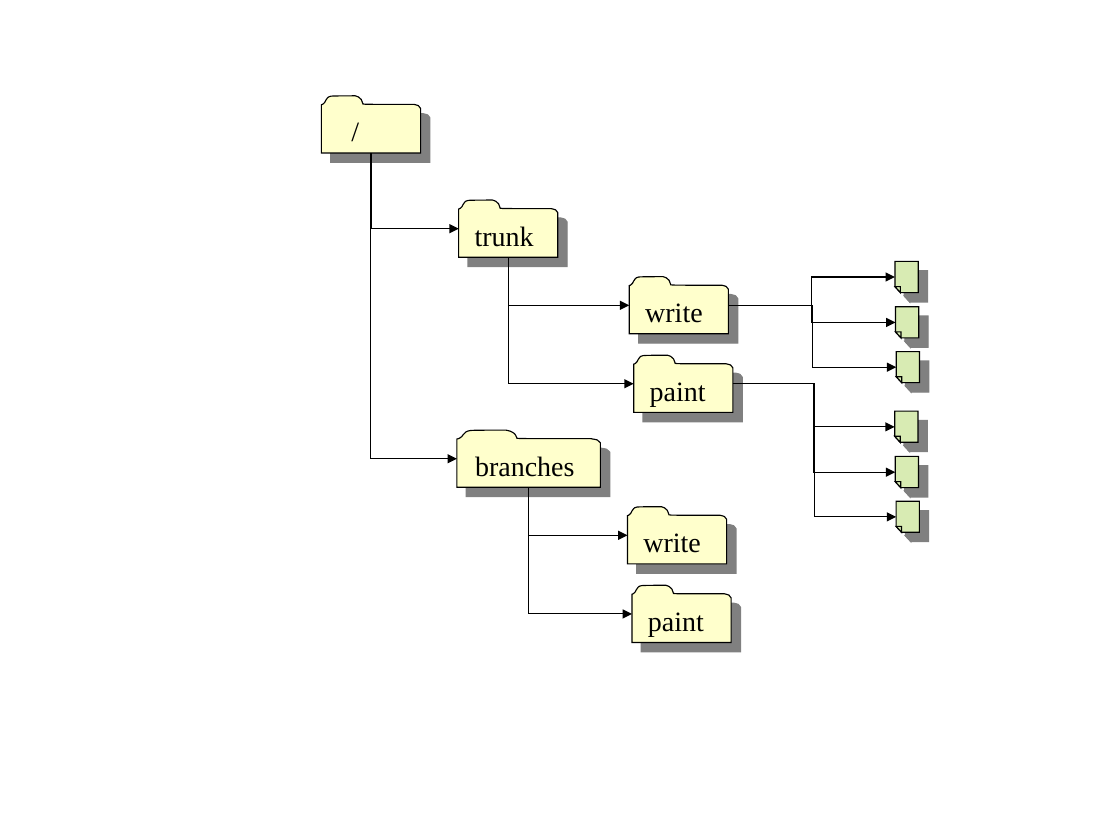
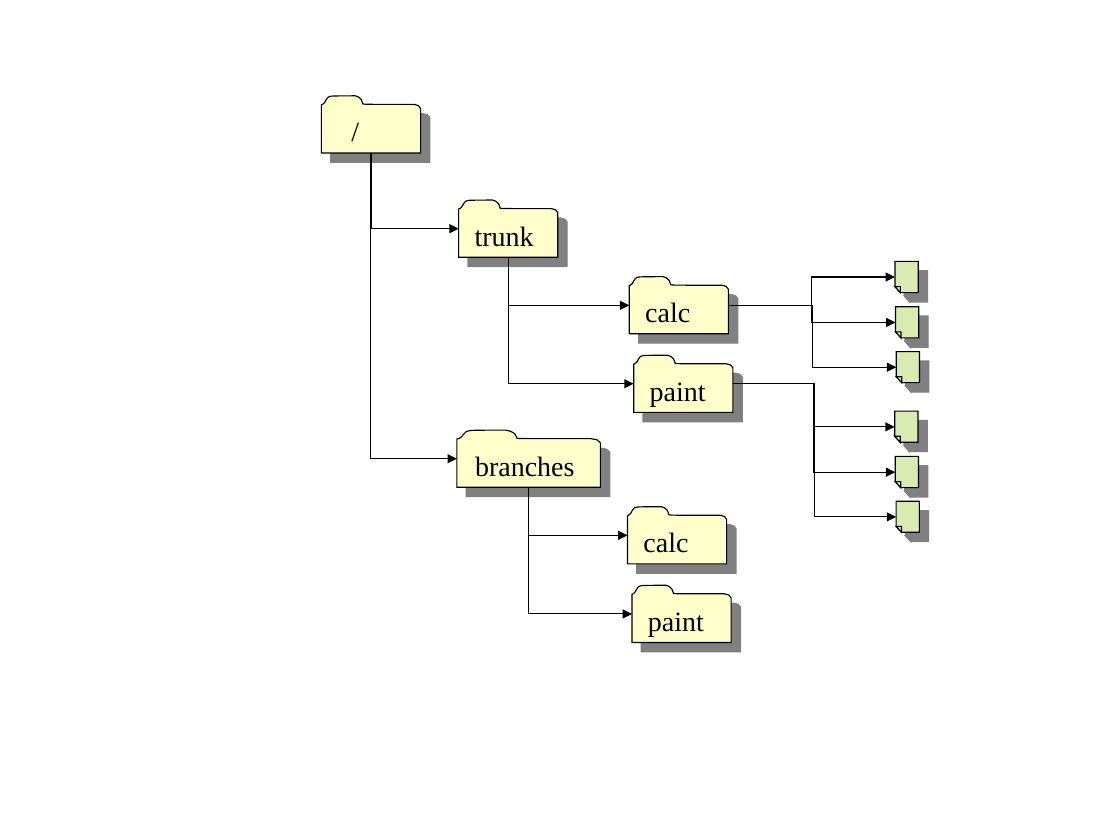
Before and after one commit to nabetaro/svnbook-ja, a slide deck: slide 2 of src/book/book/images/branches.ppt. Drawn at 1120x840 pixels with LibreOffice and Linux fonts; fonts in the diff are those of the drawing. Boxes give left, top, right and bottom in pixels: in the first picture for what was removed or moved away, otherwise in the second. Text is boxed around its words. In the diff, an @@ line names an element or a change of style, - is before the commit and + after.

Commit message:
Book: rename the 'write' example project to 'calc', which is less confusing.
* ch02.xml, ch04.xml:  write->calc, document.c->integer.c, search.c->button.c

* VersioningModels.ppt, branches.ppt, ch02dia6.png, ch04dia2.png,
  ch04dia3.png, ch04dia4.png:  change all diagrams to have new names (ugh)

```diff
--- a/src/book/book/images/branches.ppt
+++ b/src/book/book/images/branches.ppt
@@ text in freeform shape at box(645, 302, 690, 323): text changed @@
-write
+calc
@@ text in freeform shape at box(643, 532, 688, 553): text changed @@
-write
+calc
```
Also in this commit, not shown: 2 other slides changed, 7 other files.
